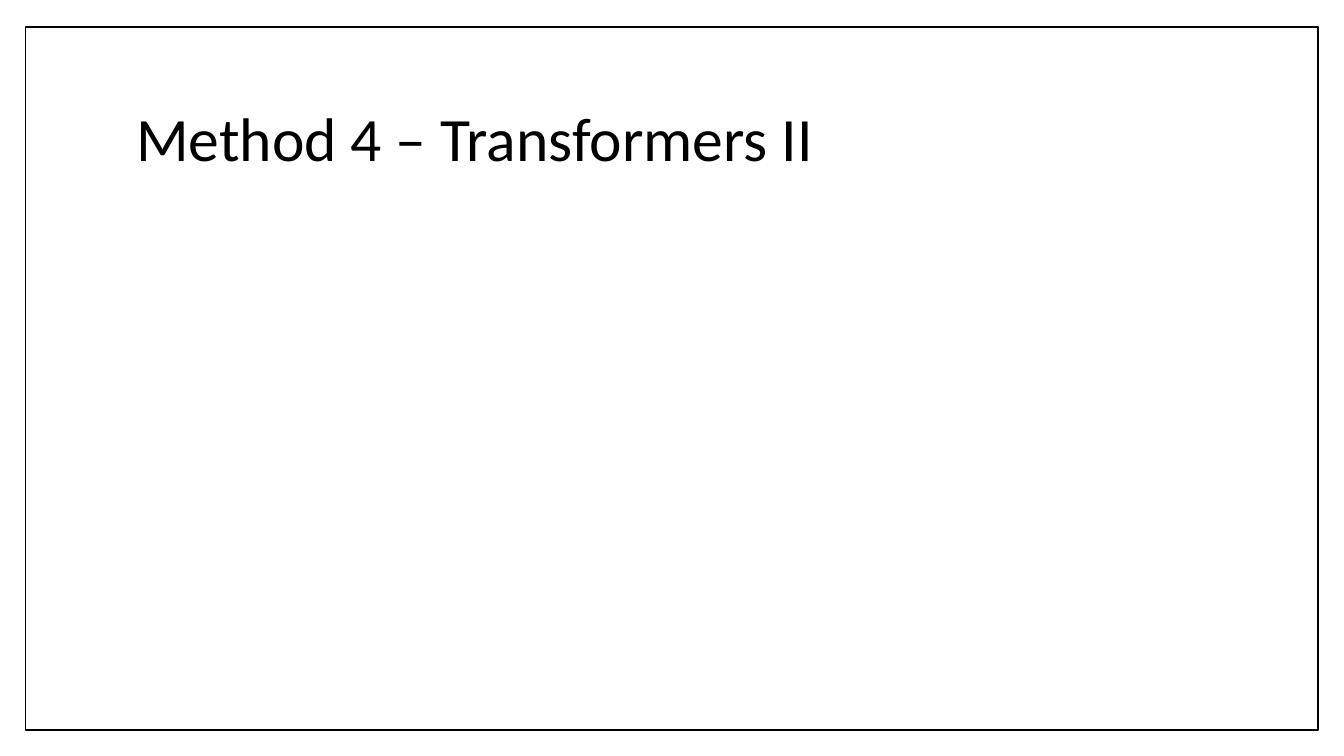
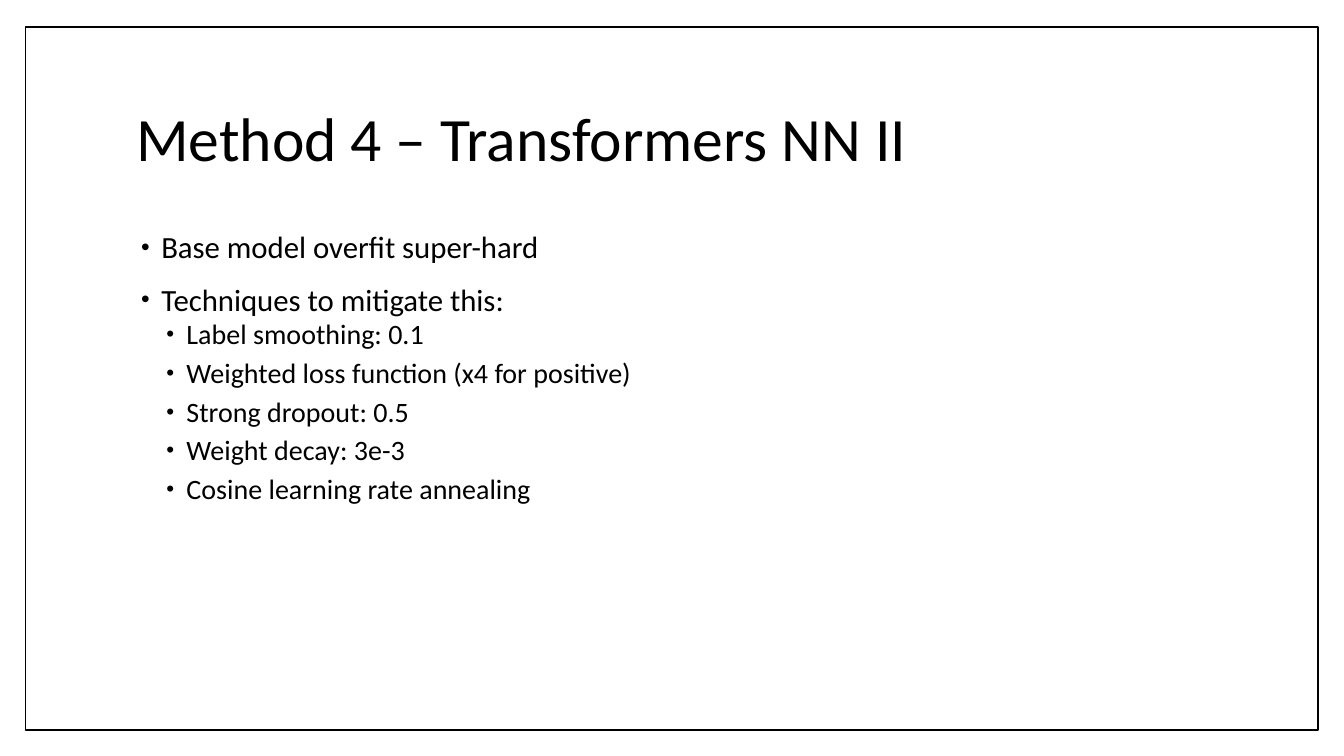
Before and after one commit to bl1zzardx/hivprogression, a slide deck: slide 11 of hivprogression/peer-seminar.pptx. Drawn at 1344x756 pixels with LibreOffice and Linux fonts; fonts in the diff are those of the drawing. Boxes give left, top, right and bottom in pixels: in the first picture for what was removed or moved away, otherwise in the second. Text is boxed around its words. In the diff, an @@ line names an element or a change of style, - is before the commit and + after.

```diff
--- a/hivprogression/peer-seminar.pptx
+++ b/hivprogression/peer-seminar.pptx
@@ title at (136, 118, 906, 162): text changed @@
-Method 4 – Transformers II
+Method 4 – Transformers NN II
@@ text added at (161, 236, 630, 504), 20 pt, text #000000 @@
+• Base model overfit super-hard
+• Techniques to mitigate this:
+  • Label smoothing: 0.1
+  • Weighted loss function (x4 for positive)
+  • Strong dropout: 0.5
+  • Weight decay: 3e-3
+  • Cosine learning rate annealing
```
Also in this commit, not shown: 2 other slides changed, 1 other file.
